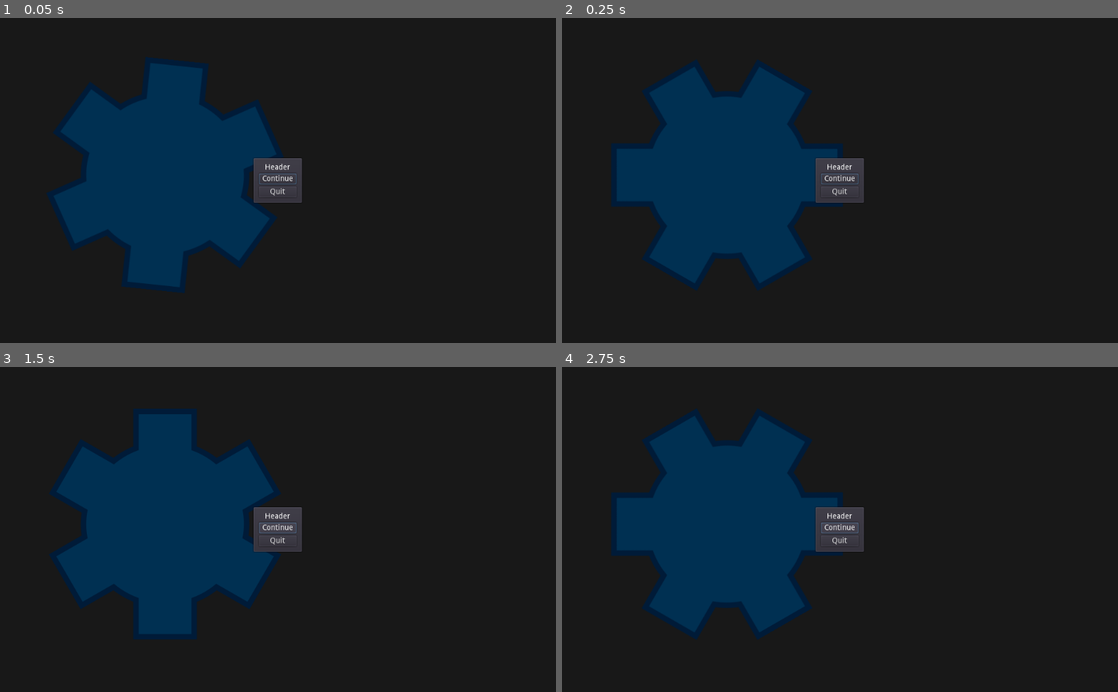
Above: before the commit, frames 1-4 (two rows, left to right).
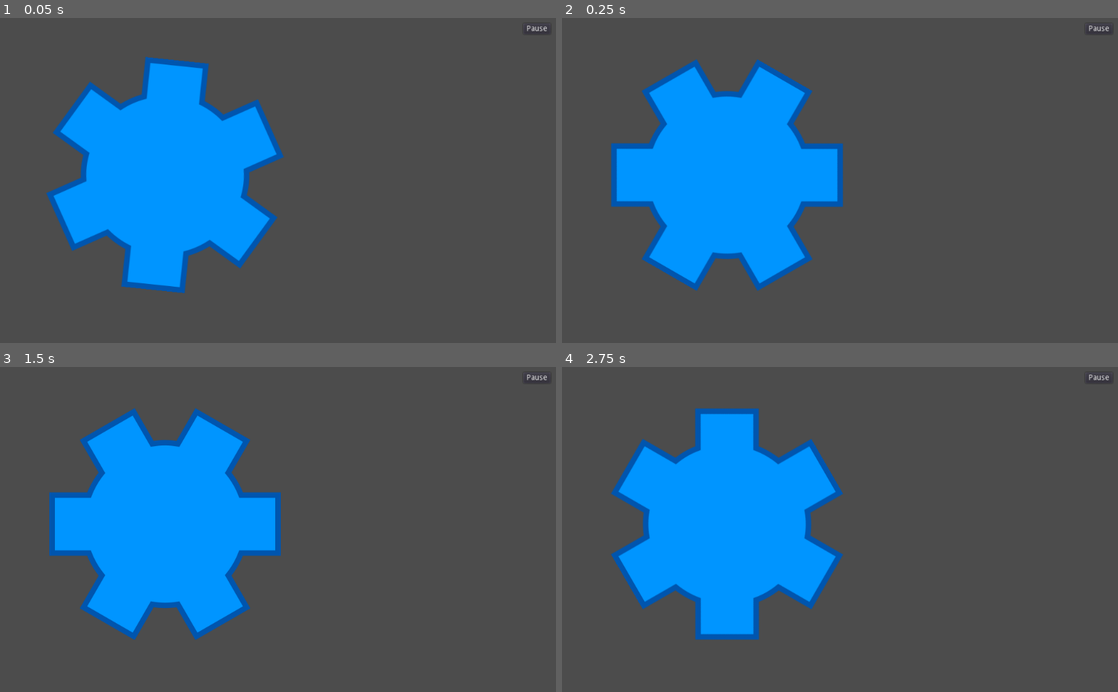
Above: after the commit, the same moments.

Repository: mechPenSketch/Pausing
Game: Godot game, scene res://example/Scene.tscn
Two runs of this game, one before a commit and one after it. Both use one fixed random seed, a clock stepped at 60 frames per second and the inputs below.
Inputs (mouse positions are in pixels of both pictures, inside the frame that each line leads up to):
- Up to frame 1 (0.05 s): no input
- Up to frame 2 (0.25 s): no input
- Up to frame 3 (1.5 s): click (539, 376) at 0.5 s, where only the run after the commit has a clickable "Pause"; click "Continue" at 1.25 s
- Up to frame 4 (2.75 s): click (840, 529) at 2 s, where only the run before the commit has a clickable "Continue"

The runs differ from the first frame. In frame 1, 99% of the frame differs, in the area x 0-100%, y 0-100%; in frame 2, 100%; in frame 3, 100%; in frame 4, 99%.
Error before the commit: Attempt to call function 'set_panel' in base 'null instance' on a null instance. (res://pause_assets/PauseBg.gd:9)

Commit message:
Added button functions
Main Panel can switch to Quit Panel or unpause; Quit Panel can switch
back or close game.

Diff:
--- a/example/Scene.tscn
+++ b/example/Scene.tscn
@@ -36,7 +36,7 @@
 
 [node name="Gear" type="Sprite" parent="Example"]
 position = Vector2( 304, 290 )
-rotation = 2.15391
+rotation = 1.17876
 texture = ExtResource( 1 )
 
 [node name="AnimationPlayer" type="AnimationPlayer" parent="Example/Gear"]
@@ -50,4 +50,28 @@
 
 [node name="CanvasLayer" type="CanvasLayer" parent="."]
 
+[node name="MarginContainer" type="MarginContainer" parent="CanvasLayer"]
+anchor_left = 1.0
+anchor_right = 1.0
+margin_left = -70.0
+margin_bottom = 40.0
+custom_constants/margin_right = 10
+custom_constants/margin_top = 10
+custom_constants/margin_left = 10
+custom_constants/margin_bottom = 10
+__meta__ = {
+"_edit_use_anchors_": false
+}
+
+[node name="PauseBtn" type="Button" parent="CanvasLayer/MarginContainer"]
+margin_left = 10.0
+margin_top = 10.0
+margin_right = 60.0
+margin_bottom = 30.0
+text = "Pause"
+__meta__ = {
+"_edit_use_anchors_": false
+}
+
 [node name="PauseBg" parent="CanvasLayer" instance=ExtResource( 2 )]
+[connection signal="pressed" from="CanvasLayer/MarginContainer/PauseBtn" to="CanvasLayer/PauseBg" method="_pause_game"]
--- a/pause_assets/MenuPanel.gd
+++ b/pause_assets/MenuPanel.gd
@@ -2,13 +2,11 @@
 
 var pause_bg
 
-export(NodePath) var np_first_to_focus
 var first_to_focus
 
 export(Dictionary) var button_effects
 
 func _ready():
-	first_to_focus = get_node(np_first_to_focus)
 	connect("visibility_changed", self, "_on_visibility_changed")
 	pass
 
@@ -20,11 +18,19 @@
 func set_panel(nd):
 	pause_bg = nd
 
-	for key in button_effects:
+	for i in button_effects.keys().size():
+		var key = button_effects.keys()[i]
 		var value = button_effects[key]
-		var node = get_node(key)
+		var key_btn = get_node(key)
 		if value is NodePath:
-			node.connect("pressed", pause_bg, "_switch_panel", value)
+			var val_panel = get_node(value)
+			key_btn.connect("pressed", pause_bg, "_switch_panel", [val_panel])
 		else:
-			node.connect("pressed", pause_bg, value)
+			key_btn.connect("pressed", pause_bg, value)
+
+		# THE FIRST ITEM OF THE LIST SHOULD BE THE FIRST TO BE FOCUSED WHEN
+		#	THIS PANEL BECOMES VISIBLE
+		match i:
+			0:
+				first_to_focus = key_btn
 	pass
--- a/pause_assets/PauseBg.gd
+++ b/pause_assets/PauseBg.gd
@@ -1,18 +1,26 @@
 extends Panel
 
 export(Array, NodePath) var np_panels
+var current_panel
+var main_panel
 
 func _ready():
+	for i in np_panels.size():
+		var node_panel = get_node(np_panels[i])
+		node_panel.set_panel(self)
 
-	for np in np_panels:
-		var node_panel = get_node(np)
-		node_panel.set_panel(self)
+		# THE FIRST PANEL OF THE LIST SHOULD BE THE APPEARING WHEN
+		#	THE PAUSE BG BECOMES VISIBLE
+		match i:
+			0:
+				main_panel = node_panel
 
 	pass
 
-func _on_pauseBtn_pressed():
+func _pause_game():
 	get_tree().paused = true
 	set_visible(true)
+	_switch_panel(main_panel)
 	pass
 
 func _continue_game():
@@ -20,9 +28,16 @@
 	set_visible(false)
 	pass
 
-func _switch_panel(np):
-	var new_panel = get_node(np)
+func _switch_panel(new_panel:PanelContainer):
+	# THE CURRENT PANEL COULD BE NULL, SO IT SHOULDN'T
+	#	(THIS HAPPENS WHEN THE GAME IS PAUSED THE FIRST TIME)
+	if current_panel:
+		current_panel.set_visible(false)
+
+	current_panel = new_panel
+	current_panel.set_visible(true)
 	pass
 
 func _quit_game():
+	get_tree().quit()
 	pass
--- a/pause_assets/PauseBg.tscn
+++ b/pause_assets/PauseBg.tscn
@@ -20,6 +20,7 @@
 
 [node name="PauseBg" type="Panel"]
 pause_mode = 2
+visible = false
 anchor_right = 1.0
 anchor_bottom = 1.0
 theme = SubResource( 2 )
@@ -27,7 +28,7 @@
 __meta__ = {
 "_edit_use_anchors_": false
 }
-np_panels = [ NodePath("CenterContainer/PanelContainer") ]
+np_panels = [ NodePath("CenterContainer/MainPanel"), NodePath("CenterContainer/QuitConfirmation") ]
 
 [node name="CenterContainer" type="CenterContainer" parent="."]
 anchor_right = 1.0
@@ -37,15 +38,15 @@
 }
 
 [node name="MainPanel" type="PanelContainer" parent="CenterContainer"]
-margin_left = 465.0
-margin_top = 257.0
-margin_right = 558.0
-margin_bottom = 343.0
+visible = false
+margin_left = 505.0
+margin_top = 293.0
+margin_right = 519.0
+margin_bottom = 307.0
 script = ExtResource( 2 )
-np_first_to_focus = NodePath("MarginContainer/VBoxContainer/BtnCont")
 button_effects = {
 NodePath("MarginContainer/VBoxContainer/BtnCont"): "_continue_game",
-NodePath("MarginContainer/VBoxContainer/BtnQuit"): null
+NodePath("MarginContainer/VBoxContainer/BtnQuit"): NodePath("../QuitConfirmation")
 }
 
 [node name="MarginContainer" type="MarginContainer" parent="CenterContainer/MainPanel"]
@@ -81,3 +82,42 @@
 margin_right = 69.0
 margin_bottom = 62.0
 text = "Quit"
+
+[node name="QuitConfirmation" type="PanelContainer" parent="CenterContainer"]
+visible = false
+margin_left = 505.0
+margin_top = 293.0
+margin_right = 519.0
+margin_bottom = 307.0
+script = ExtResource( 2 )
+button_effects = {
+NodePath("VBoxContainer/HBoxContainer/Yes"): "_quit_game",
+NodePath("VBoxContainer/HBoxContainer/No"): NodePath("../MainPanel")
+}
+
+[node name="VBoxContainer" type="VBoxContainer" parent="CenterContainer/QuitConfirmation"]
+margin_left = 7.0
+margin_top = 7.0
+margin_right = 83.0
+margin_bottom = 45.0
+
+[node name="Label" type="Label" parent="CenterContainer/QuitConfirmation/VBoxContainer"]
+margin_right = 76.0
+margin_bottom = 14.0
+text = "Quit Game?"
+
+[node name="HBoxContainer" type="HBoxContainer" parent="CenterContainer/QuitConfirmation/VBoxContainer"]
+margin_top = 18.0
+margin_right = 76.0
+margin_bottom = 38.0
+
+[node name="Yes" type="Button" parent="CenterContainer/QuitConfirmation/VBoxContainer/HBoxContainer"]
+margin_right = 34.0
+margin_bottom = 20.0
+text = "Yes"
+
+[node name="No" type="Button" parent="CenterContainer/QuitConfirmation/VBoxContainer/HBoxContainer"]
+margin_left = 38.0
+margin_right = 68.0
+margin_bottom = 20.0
+text = "No"
